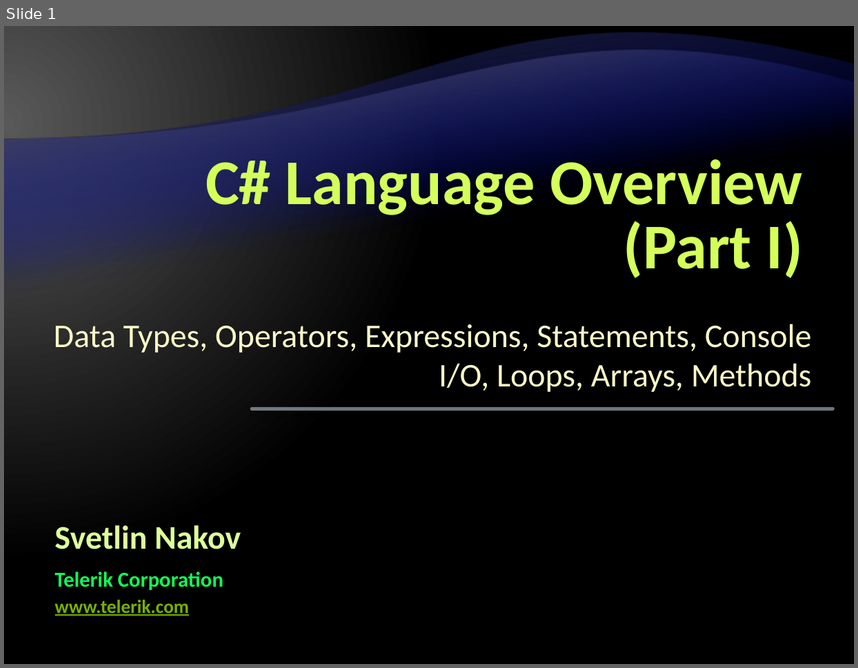
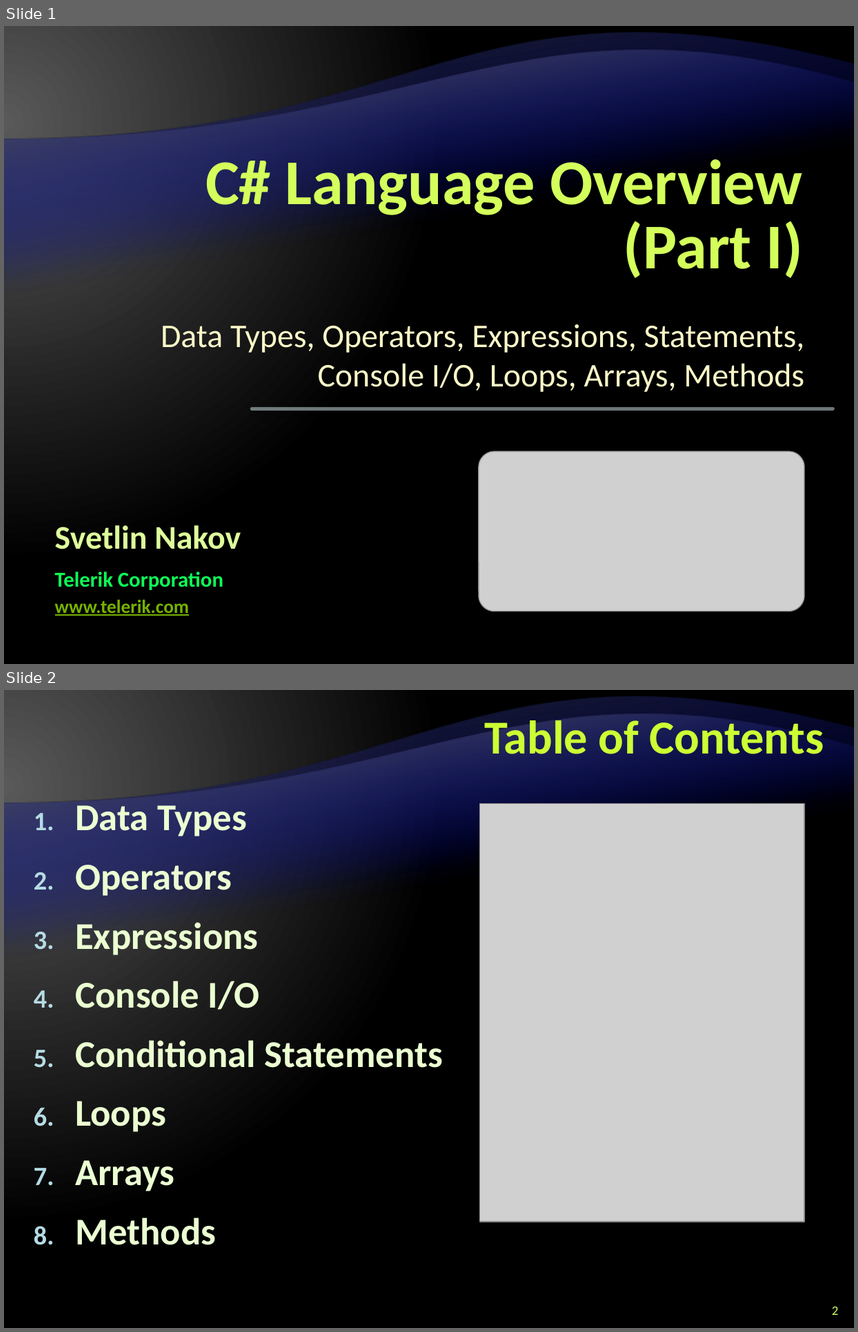
Before and after one commit to Graveheart/aspnetcourse, a slide deck: lectures/2. C# Language Overview - Part I.pptx. Shown one above the other, each under a label of ours: slide 1 before the commit, slides 1 and 2 after it. The pictures are 858x668 and 858x1332 pixels, drawn with LibreOffice and Linux fonts; fonts in the diff are those of the drawing; grey boxes stand for pictures; background and template pictures are left out. Boxes give left, top, right and bottom in pixels: in the first picture for what was removed or moved away, otherwise in the second. Text is boxed around its words. In the diff, an @@ line names an element or a change of style, - is before the commit and + after.

```diff
--- a/lectures/2. C# Language Overview - Part I.pptx
+++ b/lectures/2. C# Language Overview - Part I.pptx
@@ slide 2 added at [4,690,854,1328], background gradient #595959 to #000000; not listed: 2 template elements that a slide beside it also shows @@
@@ title added at [484,714,824,754], 40 pt, text #CCFF33, bold @@
+Table of Contents
@@ text added at [75,800,442,1245], 32 pt, text #EBFFD2, bold @@
+1. Data Types
+2. Operators
+3. Expressions
+4. Console I/O
+5. Conditional Statements
+6. Loops
+7. Arrays
+8. Methods
@@ picture added at [479,803,804,1221] @@
@@ page number added at [832,1306,839,1314], 11 pt, text #CCFF66 @@
+2
@@ slide 1 changed as well @@
@@ subtitle "Data Types, Operators, Expressions, Statements, ..." rewrapped from [54,323,812,392] to [161,324,805,392] @@
@@ picture added at [479,450,804,610] @@
```
Also in this commit, not shown: 1 other slide changed, 104 other slides added, 1 slide removed.
